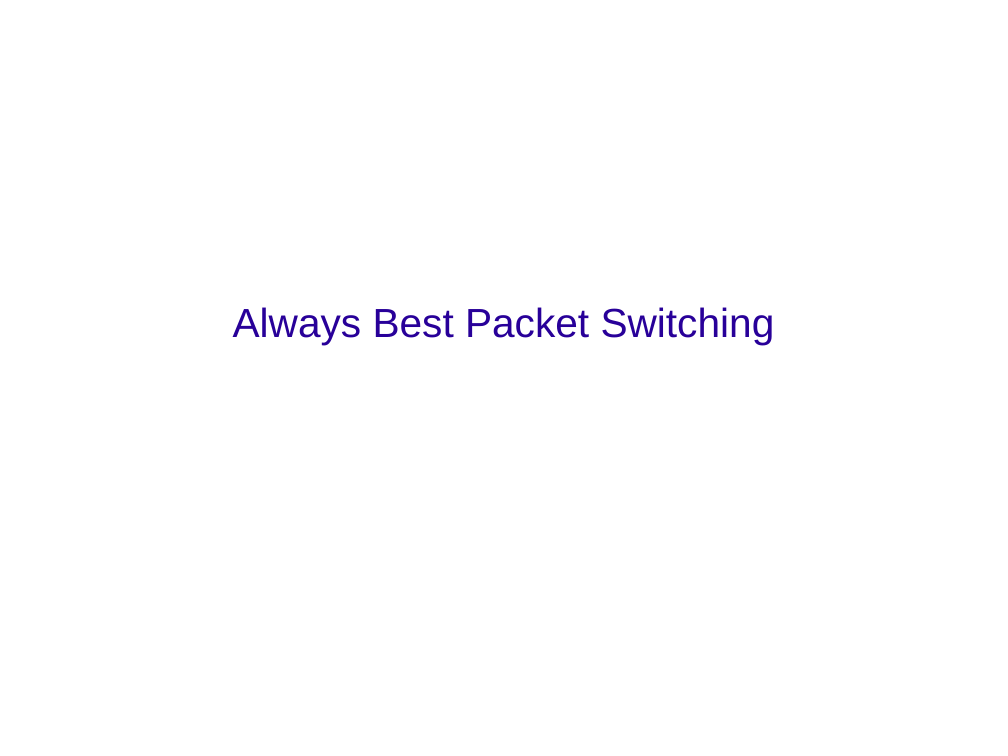
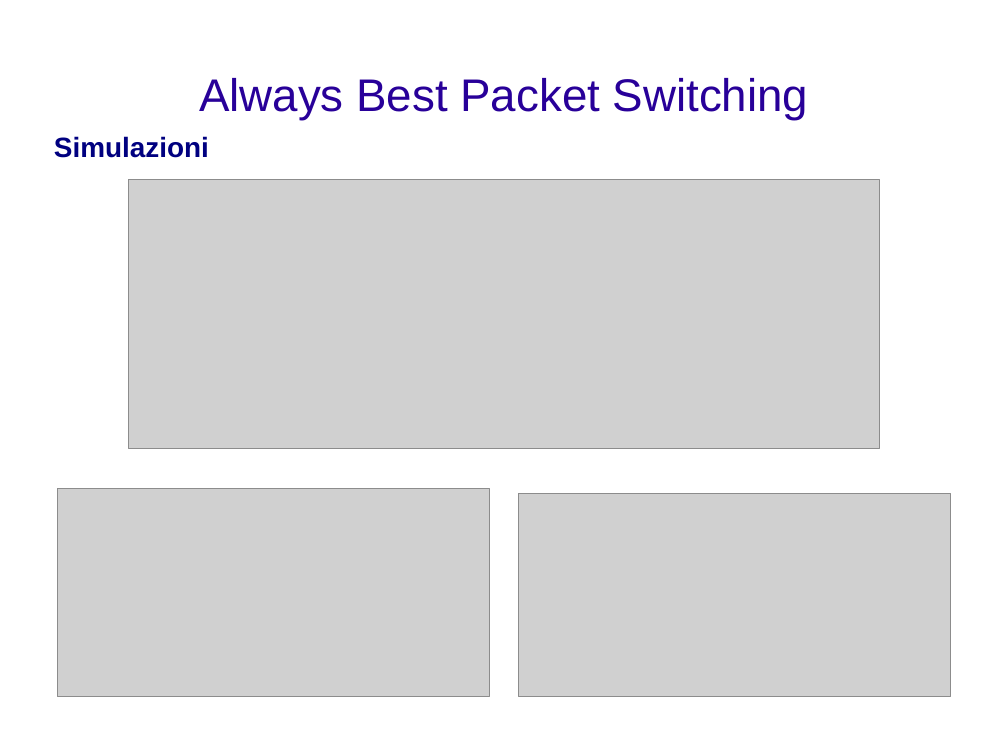
Before and after one commit to rjack/tesi-triennale, a slide deck: slide 10 of presentazione.odp (slide 8 before the commit). Drawn at 1008x756 pixels with LibreOffice and Linux fonts; fonts in the diff are those of the drawing; grey boxes stand for pictures; background and template pictures are left out. Boxes give left, top, right and bottom in pixels: in the first picture for what was removed or moved away, otherwise in the second. Text is boxed around its words. In the diff, an @@ line names an element or a change of style, - is before the commit and + after.

```diff
--- a/presentazione.odp
+++ b/presentazione.odp
@@ title "Always Best Packet Switching" at <box>199,78,809,120</box>: size 32 to 36 pt @@
@@ text added at <box>54,136,209,158</box>, 22 pt, text #000080, bold @@
+Simulazioni
@@ picture added at <box>128,179,880,448</box> @@
@@ picture added at <box>58,489,489,697</box> @@
@@ picture added at <box>519,493,950,696</box> @@
```
Also in this commit, not shown: 3 other slides changed, 3 slides added, 3 slides removed.
